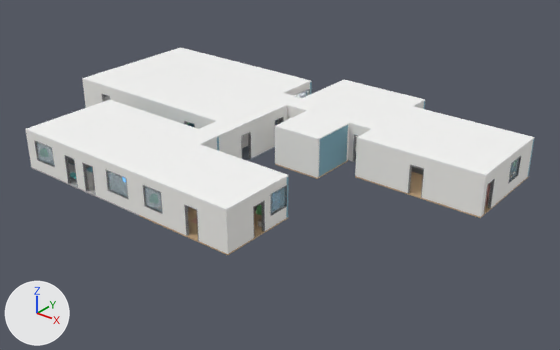
An edit to the Blender file compose/ai_company_floor.blend, drawn before and after from the same camera.
The view is the same before and after, from a camera (50 mm lens) standing at (47.9, -29.8, 25.1) and looking at (14.3, 12.3, -1.0). Every picture has the same lights, and +X, +Y and +Z are marked at lower left. The older version comes first. Objects named as collision shapes, trigger or cutter boxes, shadow casters or lower levels of detail are left out.

The older version as bpy lines, for what is in view:
```python
me_frames_s_001 = bpy.data.meshes.new('Frames_S.001')
me_frames_s_001.from_pydata(...)  # 192 vertices, 96 faces; spans x 0.65..5.55, y -0.01..0.21, z 0.0..2.45
# faces by material slot: [84, 12]
me_frames_s_001.materials.append(mat_frame_001)  # grey #898b90
me_frames_s_001.materials.append(mat_glass_001)  # blue #cbe7f3
me_wall_s = bpy.data.meshes.new('Wall_S')
me_wall_s.from_pydata(...)  # 264 vertices, 132 faces; spans x 0.0..12.0, y 0.0..0.2, z 0.0..3.0
me_wall_s.materials.append(mat_wall)  # white #f7f6f2
me_wall_s_007 = bpy.data.meshes.new('Wall_S.007')
me_wall_s_007.from_pydata(...)  # 24 vertices, 12 faces; spans x 0.0..4.0, y 0.0..0.2, z 0.0..3.0
me_wall_s_007.materials.append(mat_wall_007)  # white #f7f6f2
ob_t00_wall_s = bpy.data.objects.new('T00_Wall_S', me_wall_s)
ob_t00_wall_s.location = (0.0, 0.0, 0.0)
ob_t01_frames_s = bpy.data.objects.new('T01_Frames_S', me_frames_s_001)
ob_t01_frames_s.location = (12.0, 0.0, 0.0)
ob_t07_wall_s = bpy.data.objects.new('T07_Wall_S', me_wall_s_007)
ob_t07_wall_s.location = (14.0, 12.0, 0.0)
# also in view: 'T05_Wall_S' at (16.0, 16.1, 1.5); 'T01_Wall_S' at (16.0, 0.1, 1.5); 'T02_Wall_S' at (11.9, 12.0, 1.5); 'T02_Ceiling' at (11.0, 12.0, 3.0); 'T01_Floor' at (16.0, 3.0, -0.1)
```
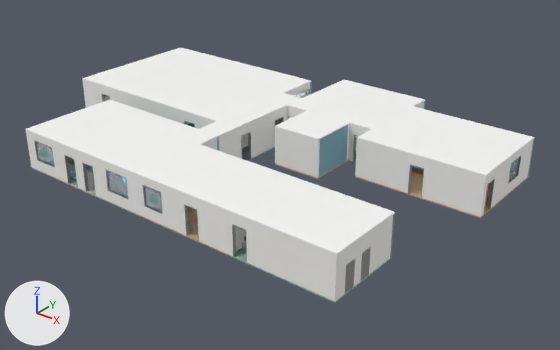
Location of each change, (x1, y1, x2, y2) in pixels of the pictures (560 x 350 px):
'T09_Ceiling', added: after (226, 175, 395, 255)
'T09_Wall_S', added: after (226, 211, 339, 301)
'T09_Wall_E', added: after (337, 215, 393, 300)
'T09_Floor', added: after (228, 246, 392, 303)
'T09_Wall_W', added (mostly hidden): after (235, 226, 246, 251)
'T09_Frames_S', added: after (232, 224, 247, 262)
'T09_Wall_N', added: after (390, 214, 395, 258)
'T09_CoolingUnit_1', added (mostly hidden): after (345, 262, 355, 292)
'T09_CoolingUnit_2', added (mostly hidden): after (361, 248, 370, 279)
'T01_Wall_E', unchanged, covered by the edit: before (229, 177, 287, 252)

Patch to the scene script:
```diff
--- a/compose/ai_company_floor.blend.py
+++ b/compose/ai_company_floor.blend.py
@@ ob_t09_wall_w @@
+ob_t09_wall_w = bpy.data.objects.new('T09_Wall_W', me_wall_w_009)  # 72 vertices, 36 faces; spans x 0.0..0.2, y 0.2..5.8, z 0.0..3.0; in mat_wall_009 (white #f7f6f2)
+ob_t09_wall_w.location = (20.0, 0.0, 0.0)
@@ ob_t09_wall_s @@
+ob_t09_wall_s = bpy.data.objects.new('T09_Wall_S', me_wall_s_009)  # 72 vertices, 36 faces; spans x 0.0..8.0, y 0.0..0.2, z 0.0..3.0; in mat_wall_009 (white #f7f6f2)
+ob_t09_wall_s.location = (20.0, 0.0, 0.0)
@@ ob_t09_wall_n @@
+ob_t09_wall_n = bpy.data.objects.new('T09_Wall_N', me_wall_n_009)  # 24 vertices, 12 faces; spans x 0.0..8.0, y 5.8..6.0, z 0.0..3.0; in mat_wall_dark (grey #81868e)
+ob_t09_wall_n.location = (20.0, 0.0, 0.0)
@@ ob_t09_wall_e @@
+ob_t09_wall_e = bpy.data.objects.new('T09_Wall_E', me_wall_e_009)  # 24 vertices, 12 faces; spans x 7.8..8.0, y 0.2..5.8, z 0.0..3.0; in mat_wall_009 (white #f7f6f2)
+ob_t09_wall_e.location = (20.0, 0.0, 0.0)
@@ ob_t09_frames_s @@
+ob_t09_frames_s = bpy.data.objects.new('T09_Frames_S', me_frames_s_007)  # 72 vertices, 36 faces; spans x 0.45..1.55, y -0.01..0.21, z 0.0..2.25; in mat_frame_009 (grey #898b90)
+ob_t09_frames_s.location = (20.0, 0.0, 0.0)
@@ ob_t09_floor @@
+ob_t09_floor = bpy.data.objects.new('T09_Floor', me_floor_009)  # 24 vertices, 12 faces; spans x 0.0..8.0, y 0.0..6.0, z -0.1..0.0; in mat_floor_epoxy (grey #95ada2)
+ob_t09_floor.location = (20.0, 0.0, 0.0)
@@ ob_t09_coolingunit_2 @@
+ob_t09_coolingunit_2 = bpy.data.objects.new('T09_CoolingUnit_2', me_coolingunit_2)  # 216 vertices, 108 faces; spans x -0.45..0.45, y -0.48..0.45, z 0.0..1.9; in mat_cabinet_002 (white #e5e7ea), mat_metal_006 (light grey #ced1d4), mat_metal_dark_008 (grey #76797c), mat_crac_display (blue #5995bc, glowing blue #6ac7ff)
+ob_t09_coolingunit_2.location = (27.55, 3.0, 0.0)
+ob_t09_coolingunit_2.rotation_euler = (0.0, 0.0, -1.571)  # degrees (0, 0, -90)
@@ ob_t09_coolingunit_1 @@
+ob_t09_coolingunit_1 = bpy.data.objects.new('T09_CoolingUnit_1', me_coolingunit_2.copy())
+ob_t09_coolingunit_1.location = (27.55, 1.4, 0.0)
+ob_t09_coolingunit_1.rotation_euler = (0.0, 0.0, -1.571)  # degrees (0, 0, -90)
@@ ob_t09_ceiling @@
+ob_t09_ceiling = bpy.data.objects.new('T09_Ceiling', me_ceiling_009)  # 24 vertices, 12 faces; spans x 0.0..8.0, y 0.0..6.0, z 3.0..3.1; in mat_ceiling_009 (white #fafaf9)
+ob_t09_ceiling.location = (20.0, 0.0, 0.0)
```
